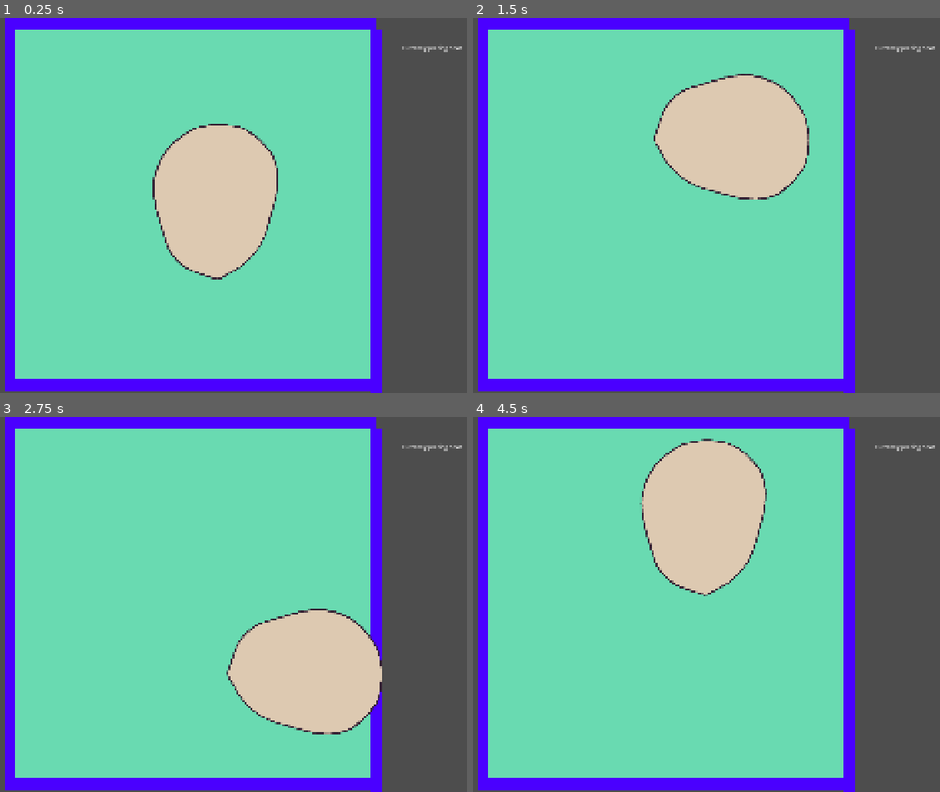
Above: before the commit, frames 1-4 (two rows, left to right).
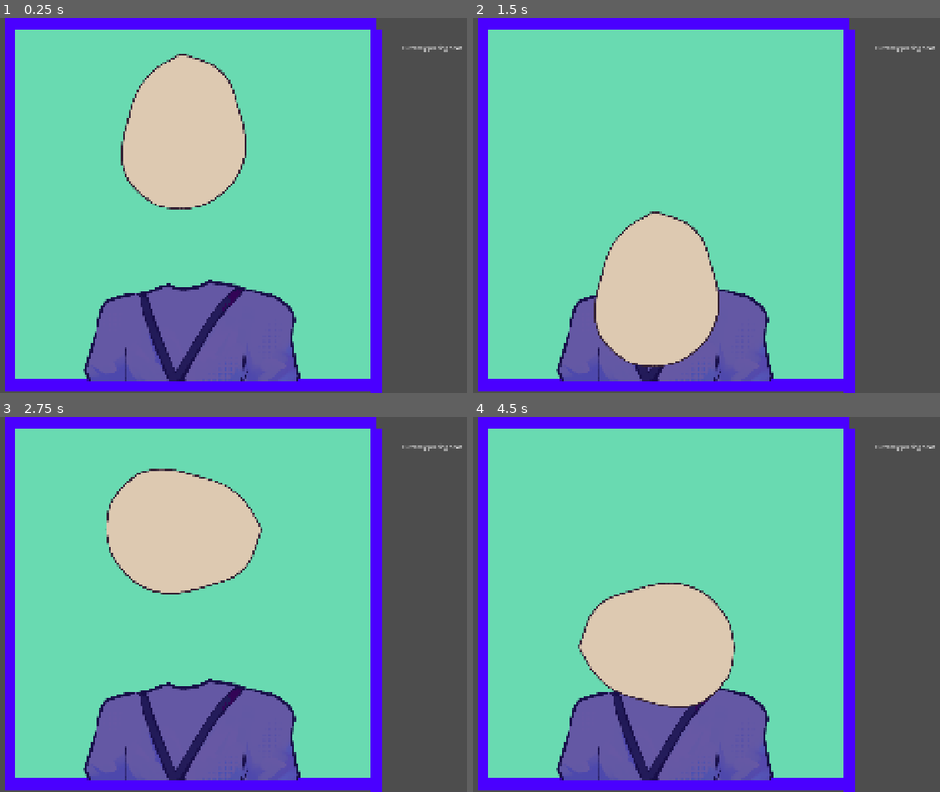
Above: after the commit, the same moments.

Repository: Herbeon/haven-toronto-game
Game: Godot game, scene res://game.tscn
Same seed, same stepped clock (60 frames per second), same inputs: the game is played once before the commit and once after it.
Inputs (mouse positions are in pixels of both pictures, inside the frame that each line leads up to):
- Up to frame 1 (0.25 s): no input
- Up to frame 2 (1.5 s): tap Enter at 0.5 s; move the mouse to (outside the picture) at 0.52 s; hold Right 0.53-1.28 s; tap Alt at 0.6 s; click (outside the picture) at 0.67 s; move the mouse to (673, 224) at 1.27 s; hold Down from 1.28 s (still down); tap Shift at 1.35 s
- Up to frame 3 (2.75 s): move the mouse to (396, 522) at 2.02 s; release Down at 2.03 s; hold Right from 2.03 s (still down); tap Alt at 2.1 s
- Up to frame 4 (4.5 s): move the mouse to (771, 679) at 2.77 s; release Right at 2.78 s; hold Up 2.78-3.53 s; tap Shift at 2.85, 4.35 s; click (771, 679) at 2.92 s; move the mouse to (outside the picture) at 3.52 s; hold Left from 3.53 s (still down); tap Alt at 3.6 s; move the mouse to (603, 548) at 4.27 s

The runs differ from the first frame. In frame 1, 21% of the frame differs, in the area x 17-65%, y 9-97%; in frame 2, 23%; in frame 3, 27%, in the area x 17-82%, y 13-97%; in frame 4, 27%.

Commit message:
added torso

Diff:
--- a/havenBounceBack/eye.gd
+++ b/havenBounceBack/eye.gd
@@ -3,8 +3,8 @@
 
 signal done_eye
 
-@export var speed = 400
-@export var visual = ["normal","frowneye"].pick_random() # list of the different eyes
+@export var speed = 600
+@export var visual = ["normal","frown","cori"].pick_random() # list of the different eyes
 
 var placing_eye = false
 var can_be_paused_now = false
@@ -43,7 +43,6 @@
 			$AnimatedSprite2D.rotate(PI/2)
 			velocity = velocity.bounce(collision.get_normal())
 
-			var thing_we_hit = collision.get_collider()
 			print(velocity)
 			if(abs(velocity.x) < 2000 && abs(velocity.y) < 2000):
 				velocity *= 1.1
--- a/havenBounceBack/eye.tscn
+++ b/havenBounceBack/eye.tscn
@@ -2,19 +2,31 @@
 
 [ext_resource type="Script" uid="uid://c6w0cgcql5706" path="res://eye.gd" id="1_05vdx"]
 [ext_resource type="Texture2D" uid="uid://b0f2ml6avpiel" path="res://images and character assets/Eye demo 2.png" id="2_1t7xr"]
+[ext_resource type="Texture2D" uid="uid://bfoeypfraed0f" path="res://images and character assets/corieye2.png" id="2_x8diq"]
 [ext_resource type="Texture2D" uid="uid://8axy31lnmauo" path="res://images and character assets/Eye demo.png" id="3_l1n7h"]
 
 [sub_resource type="CircleShape2D" id="CircleShape2D_ktypu"]
 radius = 47.0
 
+[sub_resource type="CircleShape2D" id="CircleShape2D_tcrup"]
+radius = 15.033297
+
 [sub_resource type="SpriteFrames" id="SpriteFrames_fc0e3"]
 animations = [{
+"frames": [{
+"duration": 1.0,
+"texture": ExtResource("2_x8diq")
+}],
+"loop": 1,
+"name": &"cori",
+"speed": 5.0
+}, {
 "frames": [{
 "duration": 1.0,
 "texture": ExtResource("3_l1n7h")
 }],
 "loop": 1,
-"name": &"frowneye",
+"name": &"frown",
 "speed": 5.0
 }, {
 "frames": [{
@@ -32,10 +44,13 @@
 [node name="CollisionShape2D" type="CollisionShape2D" parent="." unique_id=1753912338]
 shape = SubResource("CircleShape2D_ktypu")
 
+[node name="CollisionShape2Dsmol" type="CollisionShape2D" parent="." unique_id=2117236626]
+shape = SubResource("CircleShape2D_tcrup")
+
 [node name="AnimatedSprite2D" type="AnimatedSprite2D" parent="." unique_id=1844115045]
+position = Vector2(-13, 7)
 sprite_frames = SubResource("SpriteFrames_fc0e3")
-animation = &"frowneye"
-frame_progress = 0.96305996
+animation = &"frown"
 
 [node name="EyeDemo2" type="Sprite2D" parent="." unique_id=1491491838]
 visible = false
--- a/havenBounceBack/game.gd
+++ b/havenBounceBack/game.gd
@@ -11,6 +11,8 @@
 #* face: eyes, mouth
 #* decoration?
 
+@onready var torso = $torso
+
 @onready var head = $head
 @onready var eye1 = $eye
 
@@ -20,12 +22,14 @@
 func _ready() -> void:
 	eye1.done_eye.connect(eye_is_done)
 	head.done_head.connect(head_is_done)
+
 	new_game()
 
 
 func new_game():
 	# a new game. do stuff
 	# skip to eye part
+	torso.start()
 	head.start()
 	label.text = "Currently placing head"
 
--- a/havenBounceBack/game.tscn
+++ b/havenBounceBack/game.tscn
@@ -5,6 +5,7 @@
 [ext_resource type="Texture2D" uid="uid://6eodjt2bm565" path="res://backgrounds/green bg.png" id="2_feb5d"]
 [ext_resource type="PackedScene" uid="uid://xjdeec8kqs80" path="res://eye.tscn" id="3_feb5d"]
 [ext_resource type="PackedScene" uid="uid://djicpc76ou862" path="res://head.tscn" id="4_7jktm"]
+[ext_resource type="PackedScene" uid="uid://dpfcb61p4xb8e" path="res://torso.tscn" id="4_ryrav"]
 
 [sub_resource type="TileSetAtlasSource" id="TileSetAtlasSource_fc0e3"]
 texture = ExtResource("1_e2o6t")
@@ -54,10 +55,16 @@
 texture = ExtResource("2_feb5d")
 metadata/_edit_lock_ = true
 
+[node name="torso" parent="." unique_id=447771115 instance=ExtResource("4_ryrav")]
+z_index = 1
+position = Vector2(548, 533)
+
 [node name="head" parent="." unique_id=1583071804 instance=ExtResource("4_7jktm")]
+z_index = 5
 position = Vector2(-287, 198)
 
 [node name="eye" parent="." unique_id=2145566204 instance=ExtResource("3_feb5d")]
+z_index = 10
 position = Vector2(-229, 495)
 collision_layer = 2
 collision_mask = 2
--- a/havenBounceBack/head.gd
+++ b/havenBounceBack/head.gd
@@ -9,12 +9,12 @@
 var paused = false
 
 func start():
-	position = Vector2(600,600)
+	position = Vector2(530,200)
 
-	var direction_x = randf_range(-1,1)
+	var direction_x = 0
 	# yay gambling
 
-	var direction_y = randf_range(-1,1)
+	var direction_y = 1
 	# yay more gambling
 
 	velocity = Vector2(direction_x,direction_y).normalized() * speed
--- /dev/null
+++ b/havenBounceBack/torso.gd
@@ -0,0 +1,16 @@
+extends Area2D
+
+@export var visual = ["default","cori"].pick_random() # list of the different torsos
+
+# Called when the node enters the scene tree for the first time.
+
+func start():
+	$AnimatedSprite2D.play(visual)
+
+func _ready() -> void:
+	pass
+
+
+# Called every frame. 'delta' is the elapsed time since the previous frame.
+func _process(delta: float) -> void:
+	pass
--- a/havenBounceBack/torso.tscn
+++ b/havenBounceBack/torso.tscn
@@ -1,7 +1,34 @@
 [gd_scene format=3 uid="uid://dpfcb61p4xb8e"]
 
+[ext_resource type="Texture2D" uid="uid://csxx1eewvkopf" path="res://images and character assets/cori torso.png" id="1_50s6g"]
+[ext_resource type="Script" uid="uid://bghl6nhxvt7pg" path="res://torso.gd" id="1_ldi0w"]
+
+[sub_resource type="RectangleShape2D" id="RectangleShape2D_ryrav"]
+size = Vector2(504, 209)
+
+[sub_resource type="SpriteFrames" id="SpriteFrames_tcrup"]
+animations = [{
+"frames": [{
+"duration": 1.0,
+"texture": ExtResource("1_50s6g")
+}],
+"loop": 1,
+"name": &"cori",
+"speed": 5.0
+}, {
+"frames": [],
+"loop": 1,
+"name": &"default",
+"speed": 5.0
+}]
+
 [node name="torso" type="Area2D" unique_id=447771115]
+script = ExtResource("1_ldi0w")
 
 [node name="CollisionShape2D" type="CollisionShape2D" parent="." unique_id=1328516886]
+position = Vector2(10, 397)
+shape = SubResource("RectangleShape2D_ryrav")
 
-[node name="Sprite2D" type="Sprite2D" parent="." unique_id=2017051492]
+[node name="AnimatedSprite2D" type="AnimatedSprite2D" parent="." unique_id=1194855086]
+sprite_frames = SubResource("SpriteFrames_tcrup")
+animation = &"cori"
Binary file added: havenBounceBack/images and character assets/cori scarf.png
Not shown, added: havenBounceBack/images and character assets/cori scarf.png.import
Binary file added: havenBounceBack/images and character assets/cori torso.png
Not shown, added: havenBounceBack/images and character assets/cori torso.png.import
Binary file added: havenBounceBack/images and character assets/corieye2.png
Not shown, added: havenBounceBack/images and character assets/corieye2.png.import
Not shown, added: havenBounceBack/torso.gd.uid
Not shown, added: havenBounceBack/images and character assets/cori torso.png~
Not shown, added: havenBounceBack/images and character assets/herby draws stuff on krita.kra
Not shown, added: havenBounceBack/images and character assets/herby draws stuff on krita.kra~
